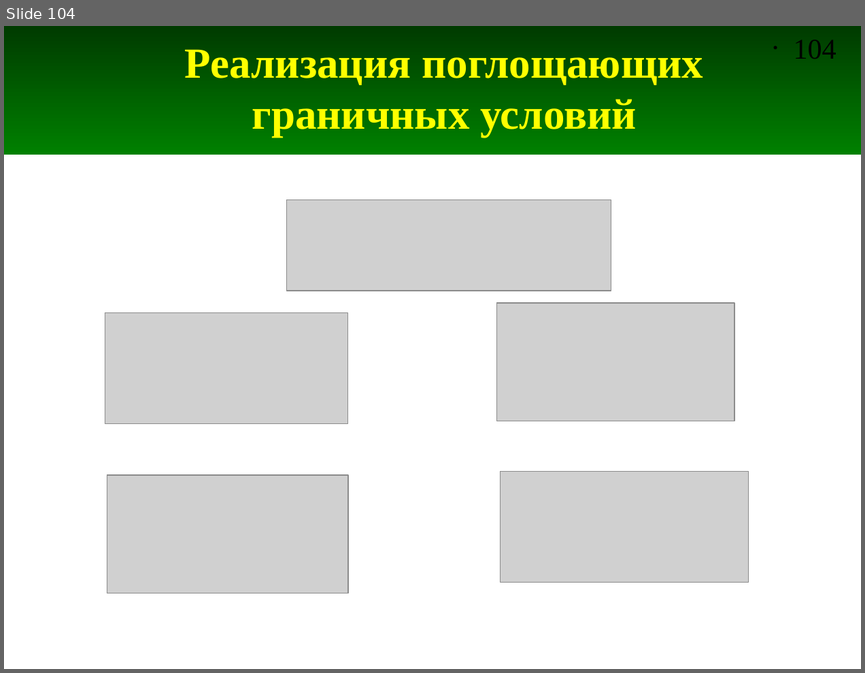
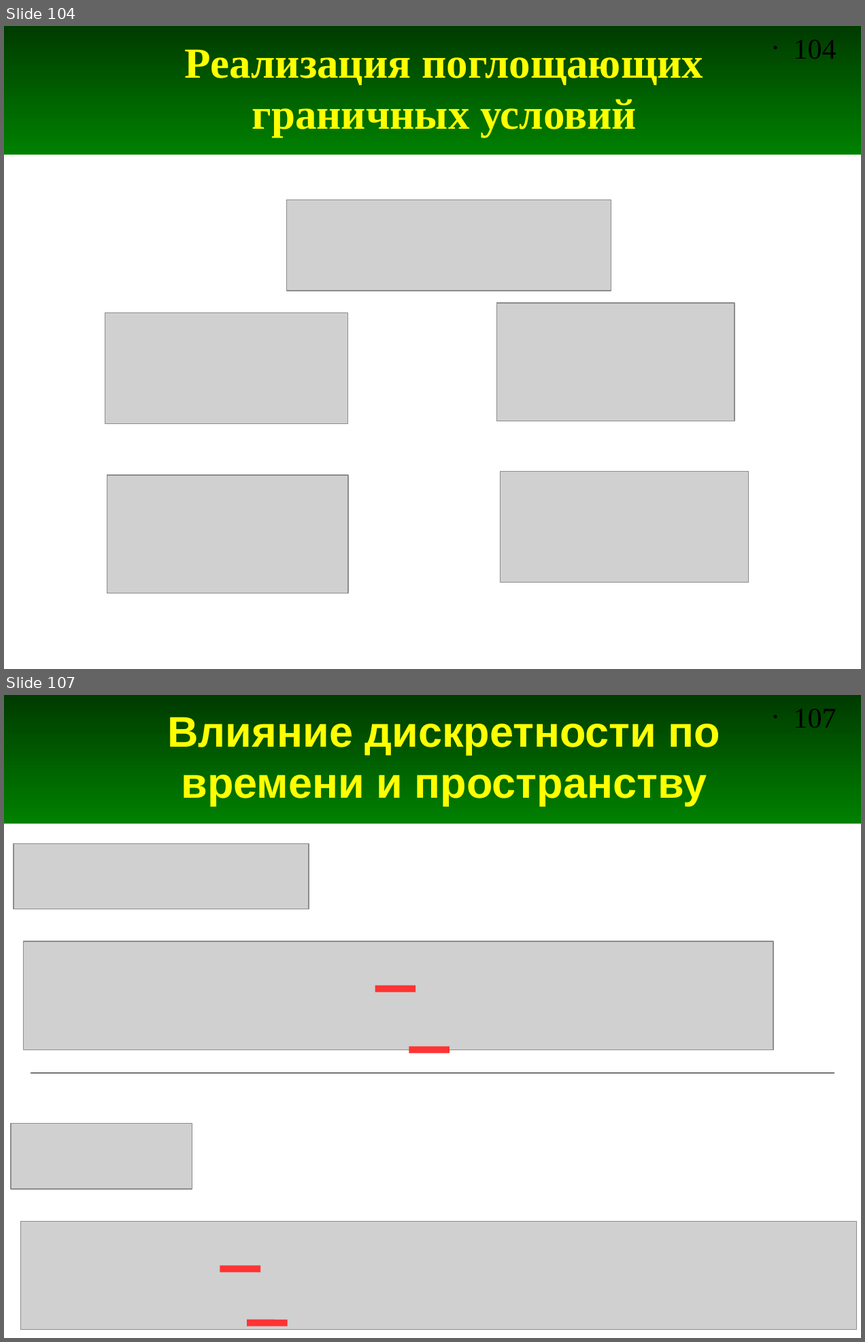
Before and after one commit to andris0147sv/modelling, a slide deck: presentations/2. FDTD.odp. Shown one above the other, each under a label of ours: slide 104 before the commit, slides 104 and 107 after it; the slides between them are not shown. The pictures are 865x673 and 865x1342 pixels, drawn with LibreOffice and Linux fonts; fonts in the diff are those of the drawing; grey boxes stand for pictures. Boxes give left, top, right and bottom in pixels: in the first picture for what was removed or moved away, otherwise in the second. Text is boxed around its words. In the diff, an @@ line names an element or a change of style, - is before the commit and + after.

```diff
--- a/presentations/2. FDTD.odp
+++ b/presentations/2. FDTD.odp
@@ slide 107 added at [4,695,861,1338], background #FFFFFF; not listed: 2 template elements that a slide beside it also shows @@
@@ title added at [167,717,720,806], 36 pt, text #FFFF00, bold @@
+Влияние дискретности по времени и пространству
@@ picture added at [14,843,308,909] @@
@@ picture added at [24,941,773,1049] @@
@@ line added from (375, 989) to (415, 989), #FF3333 5.67 pt @@
@@ line added from (409, 1050) to (449, 1050), #FF3333 5.67 pt @@
@@ line added from (31, 1073) to (834, 1073), #000000 0 pt @@
@@ picture added at [11,1123,192,1189] @@
@@ picture added at [21,1221,857,1329] @@
@@ line added from (220, 1268) to (260, 1268), #FF3333 5.67 pt @@
@@ line added from (247, 1322) to (288, 1322), #FF3333 5.67 pt @@
```
Also in this commit, not shown: 1 slide changed, 7 other slides added, 9 other files.
